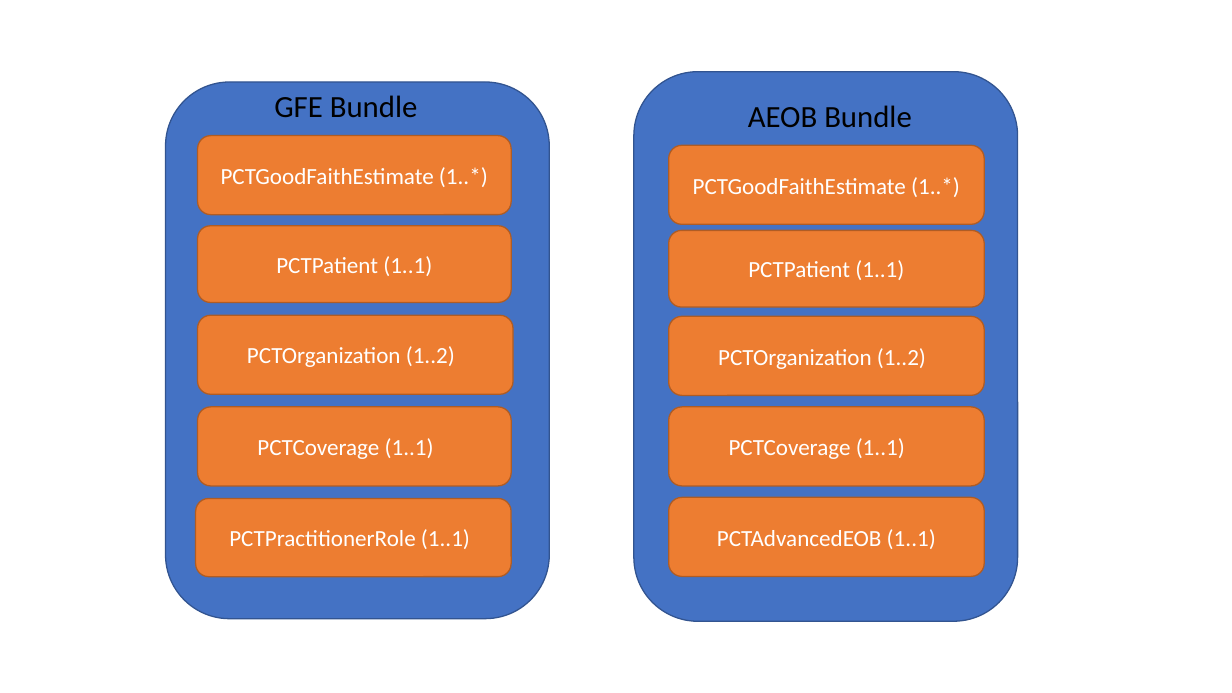
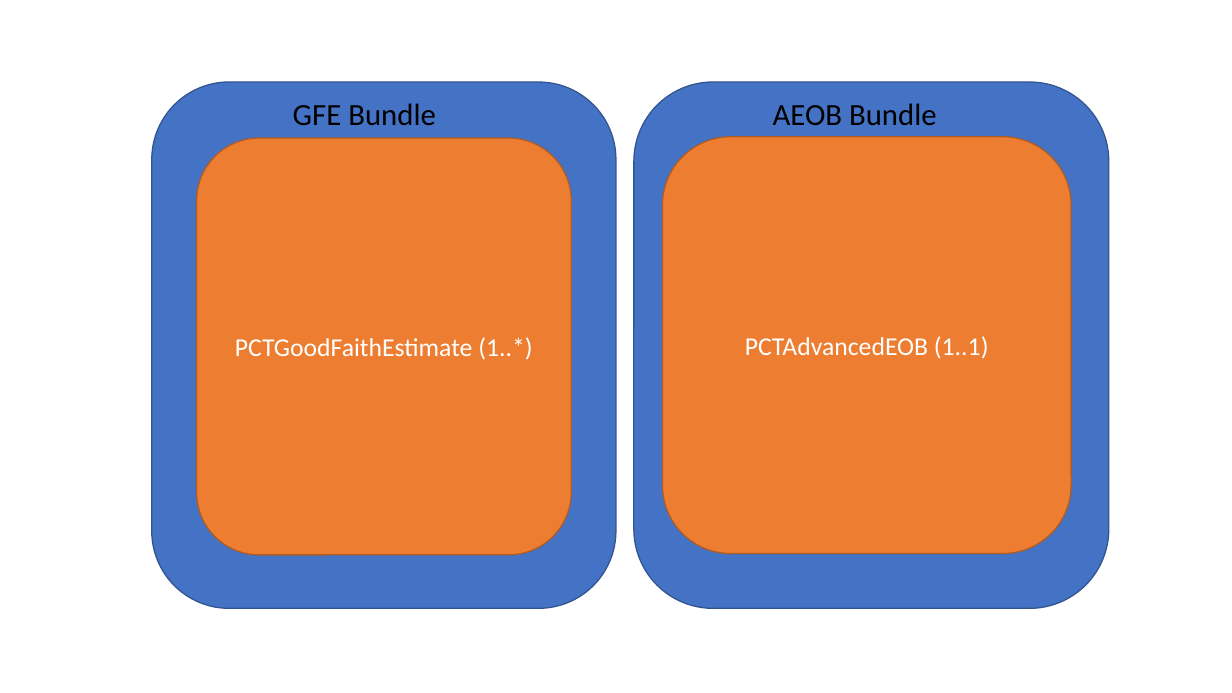
Before and after one commit to HL7/davinci-pct, a slide deck: slide 1 of input/images/PCT_bundles.pptx. Drawn at 1232x693 pixels with LibreOffice and Linux fonts; fonts in the diff are those of the drawing. Boxes give left, top, right and bottom in pixels: in the first picture for what was removed or moved away, otherwise in the second. Text is boxed around its words. In the diff, an @@ line names an element or a change of style, - is before the commit and + after.

Commit message:
updated bundles

```diff
--- a/input/images/PCT_bundles.pptx
+++ b/input/images/PCT_bundles.pptx
@@ rounded rectangle: place and size @@
-rounded rectangle at box(165, 82, 549, 619)
+rounded rectangle at box(152, 82, 616, 609)
@@ rounded rectangle: place and size @@
-rounded rectangle at box(634, 72, 1018, 622)
+rounded rectangle at box(634, 82, 1109, 609)
@@ text "GFE Bundle": place and size @@
-text "GFE Bundle" at box(274, 95, 418, 117)
+text "GFE Bundle" at box(293, 103, 436, 125)
@@ text "AEOB Bundle": place and size @@
-text "AEOB Bundle" at box(748, 105, 912, 128)
+text "AEOB Bundle" at box(773, 103, 937, 126)
@@ rounded rectangle "PCTGoodFaithEstimate (1..*)": place and size @@
-rounded rectangle "PCTGoodFaithEstimate (1..*)" at box(198, 136, 511, 215)
+rounded rectangle "PCTGoodFaithEstimate (1..*)" at box(197, 138, 571, 555)
@@ rounded rectangle "PCTGoodFaithEstimate (1..*)" at box(197, 138, 571, 555): size 18 to 20 pt @@
@@ rounded rectangle "PCTAdvancedEOB (1..1)" at box(663, 137, 1071, 554): size 18 to 20 pt @@
@@ rounded rectangle "PCTAdvancedEOB (1..1)": place and size @@
-rounded rectangle "PCTAdvancedEOB (1..1)" at box(669, 497, 984, 577)
+rounded rectangle "PCTAdvancedEOB (1..1)" at box(663, 137, 1071, 554)
@@ rounded rectangle removed at box(669, 145, 984, 225) @@
-PCTGoodFaithEstimate (1..*)
@@ rounded rectangle removed at box(198, 226, 511, 302) @@
-PCTPatient (1..1)
@@ rounded rectangle removed at box(669, 230, 984, 307) @@
-PCTPatient (1..1)
@@ rounded rectangle removed at box(198, 315, 513, 395) @@
-PCTOrganization (1..2)
@@ rounded rectangle removed at box(669, 316, 984, 396) @@
-PCTOrganization (1..2)
@@ rounded rectangle removed at box(198, 407, 511, 486) @@
-PCTCoverage (1..1)
@@ rounded rectangle removed at box(669, 407, 984, 486) @@
-PCTCoverage (1..1)
@@ rounded rectangle removed at box(196, 499, 511, 578) @@
-PCTPractitionerRole (1..1)
```
Also in this commit, not shown: 3 other files.
